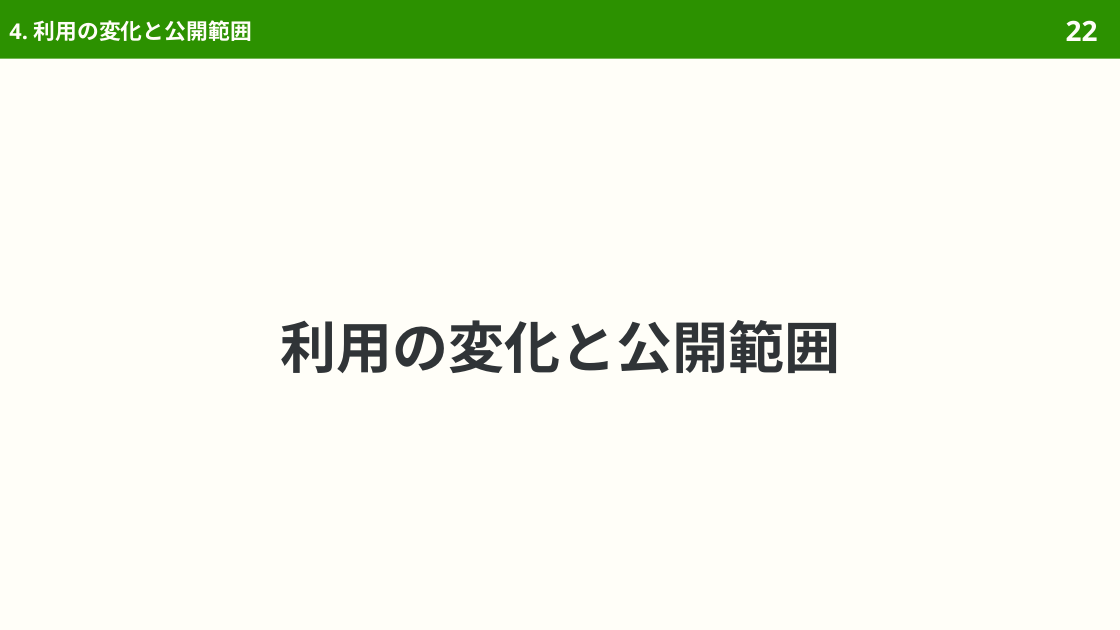
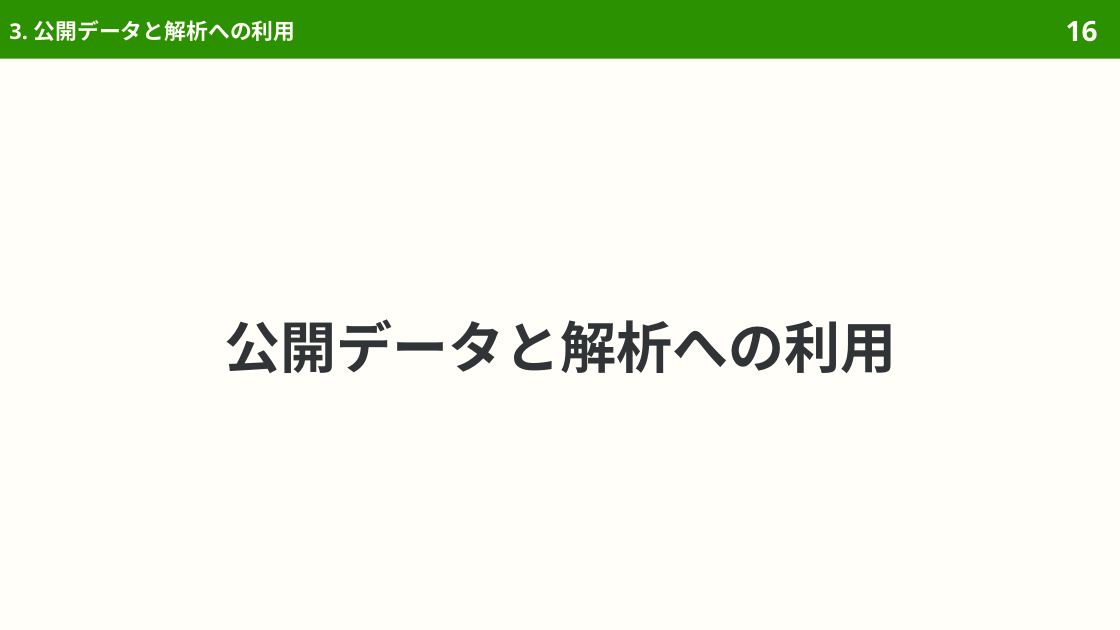
Before and after one commit to sasakiy84/datasets-in-10-minutes, a slide deck: slide 16 of slides/datasets-in-10-minutes-twitter-aae.pptx (slide 22 before the commit). Drawn at 1120x630 pixels with LibreOffice and Linux fonts; fonts in the diff are those of the drawing. Boxes give left, top, right and bottom in pixels: in the first picture for what was removed or moved away, otherwise in the second. Text is boxed around its words. In the diff, an @@ line names an element or a change of style, - is before the commit and + after.

```diff
--- a/slides/datasets-in-10-minutes-twitter-aae.pptx
+++ b/slides/datasets-in-10-minutes-twitter-aae.pptx
@@ title at <box>9,20,296,41</box>: text changed @@
-4. 利用の変化と公開範囲
+3. 公開データと解析への利用
@@ page number at <box>1066,20,1098,42</box>: text changed @@
-22
+16
@@ title at <box>224,319,896,373</box>: text changed @@
-利用の変化と公開範囲
+公開データと解析への利用
```
Also in this commit, not shown: 27 other slides changed, 12 slides removed, 46 other files.
